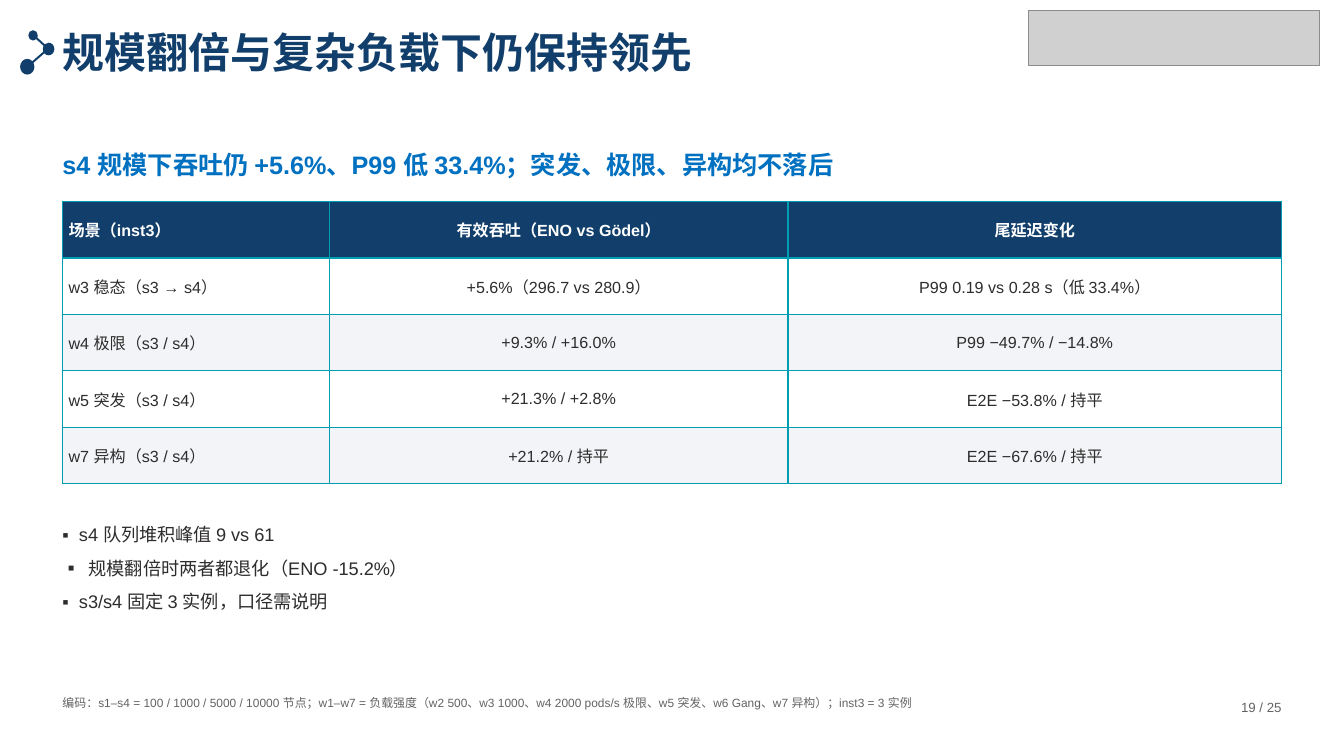
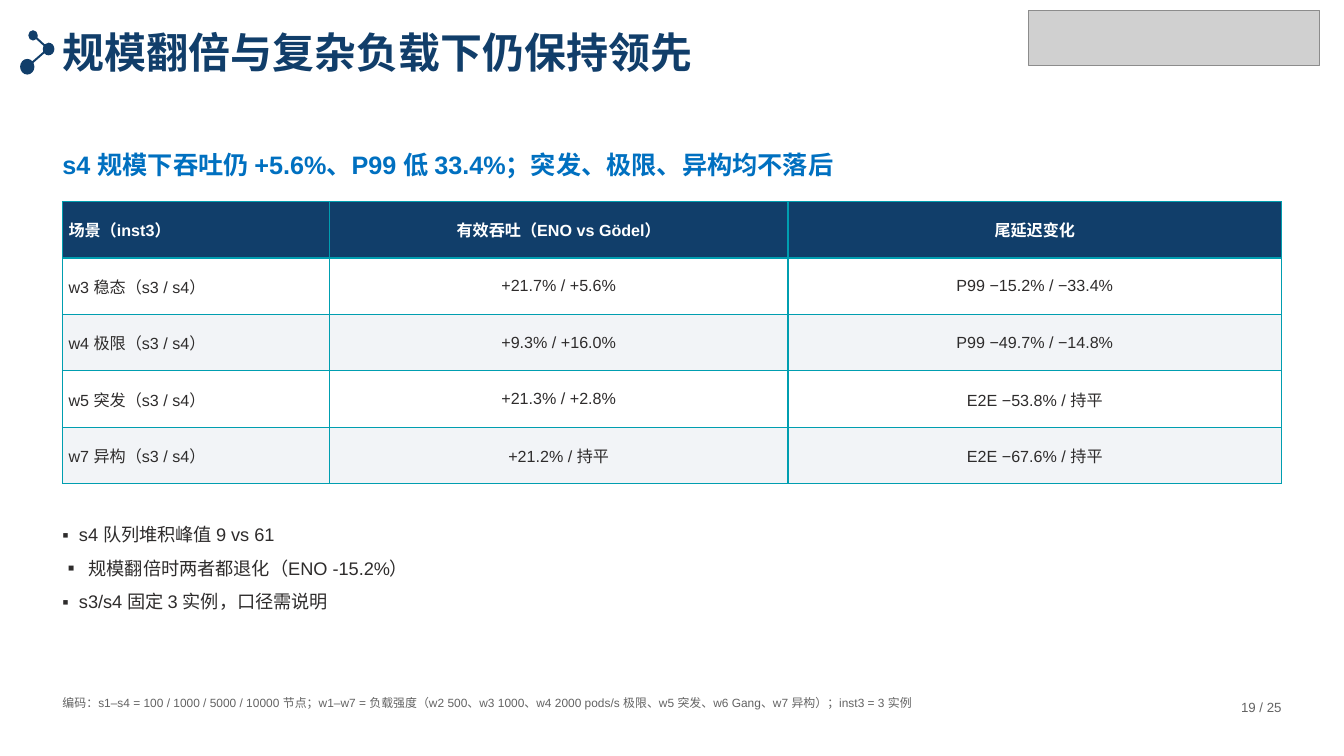
Before and after one commit to tengfei86/godel-scheduler, a slide deck: slide 19 of docs/thesis/defense/答辩PPT-北航模板版.pptx. Drawn at 1344x756 pixels with LibreOffice and Linux fonts; fonts in the diff are those of the drawing; grey boxes stand for pictures. Boxes give left, top, right and bottom in pixels: in the first picture for what was removed or moved away, otherwise in the second. Text is boxed around its words. In the diff, an @@ line names an element or a change of style, - is before the commit and + after.

```diff
--- a/docs/thesis/defense/答辩PPT-北航模板版.pptx
+++ b/docs/thesis/defense/答辩PPT-北航模板版.pptx
@@ table at <box>62,201,1282,484</box> @@
-row 2: w3 稳态（s3 → s4） | +5.6%（296.7 vs 280.9） | P99 0.19 vs 0.28 s（低 33.4%）
+row 2: w3 稳态（s3 / s4） | +21.7% / +5.6% | P99 −15.2% / −33.4%
```
Also in this commit, not shown: 2 other files.
